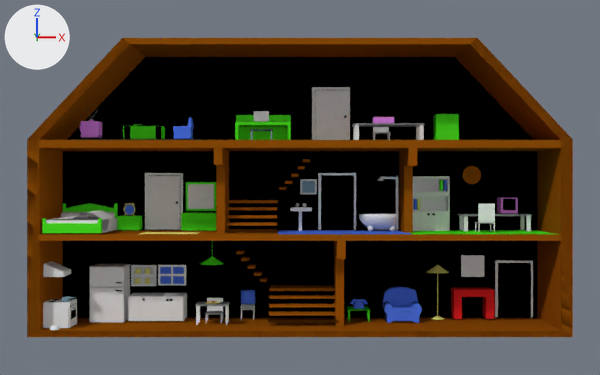
Two versions of the Blender file Assets/Models/lcp.blend, one commit apart.
The view is the same before and after, from a 50 mm camera at (0.0, -31.25, 5.11) aimed at (0.0, -1.24, 5.1). Lighting does not change. The marker at upper left points along +X, +Y and +Z.

Objects in the first picture: 'Attic door', 'Bedroom closet door', 'Bedroom mirror', 'Computer bookshelf', 'House', 'Icosphere.001', 'Icosphere.002', 'Kitchen counter', 'Kitchen stove', 'Livingroom_Chair', 'Piano', 'Refrigerator', 'Stairs.001', 'Stairs.003'.
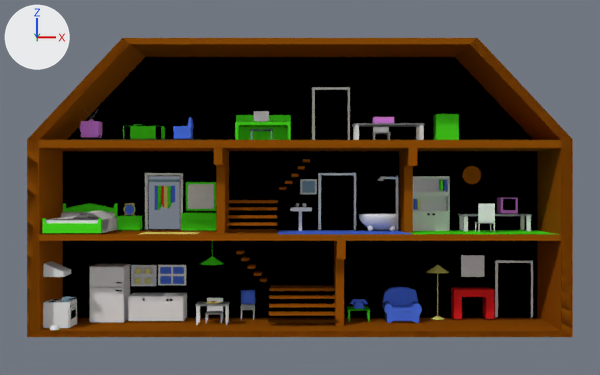
Where the change shows, as pixel boxes [x1, y1, x2, y2] in the pictures (600 x 375 px):
'Bedroom closet door', deleted
    before: [148, 176, 180, 230]
'Attic door', deleted
    before: [315, 90, 348, 140]
'Cube', added
    after: [149, 179, 180, 210]
    faces in mat_material_001 (green #4ce722): [158, 186, 172, 210]
    faces in mat_material_002 (blue #4f75e7): [155, 186, 175, 210]
part 1 of me_cube, built on
    both: [63, 151, 537, 230]

What the commit changed:
me_cube has 88 vertices, 50 faces and spans x -0.94..1.06, y -1.0..1.0, z -5.15..6.01.
me_cube is used by ob_house; location (0.04, -1.4, 4.77); rotation (1.571, 1.571, 0.0), in degrees (90, 90, 0); scale (-5.09, -9.27, 0.254).
Verts and faces of me_cube; kept vertices keep their numbers, new ones are numbered from 88.
Before the commit, vertices of me_cube: 17 (-0.25, -0.95, -5.15), 29 (0.33, 0.96, -5.15), 30 (0.33, -0.95, -5.15), 34 (-0.25, 0.96, -5.15).
Part 1, on me_cube:
Faces deleted: (17, 30, 29, 34).
New vertex 88 is at (0.15, 0.62, -5.15).
New vertex 89 is at (0.15, 0.49, -5.15).
New vertex 90 is at (-0.24, 0.49, -5.15).
New vertex 91 is at (-0.24, 0.61, -5.15).
New faces: (17, 30, 29, 89, 90, 91, 34), (29, 34, 91, 88, 89) (mat_material_003 (black #000000)).
Mesh me_cube_016 is new.
It has 92 vertices, 60 faces and spans x -0.68..0.632, y -0.232..0.23, z -0.61..0.538.
Faces by material slot: [18, 1, 5, 2, 34].
It uses material mat_material_001 (green #4ce722).
It uses material mat_material_yellow (yellow #e7df7b).
It uses material mat_material_002 (blue #4f75e7).
It uses material mat_material_005 (red #e72528).
It uses material mat_material_004 (cyan #81a2af).
Object 'Bedroom closet door' (ob_bedroom_closet_door) is deleted.
Object 'Icosphere.002' (ob_icosphere_002) is deleted.
Object 'Attic door' (ob_attic_door) is deleted.
Object 'Icosphere.001' (ob_icosphere_001) is deleted.
Object 'Cube' (ob_cube) is new; it shows me_cube_016.
Its location is (-5.12, 0.22, 4.86).
